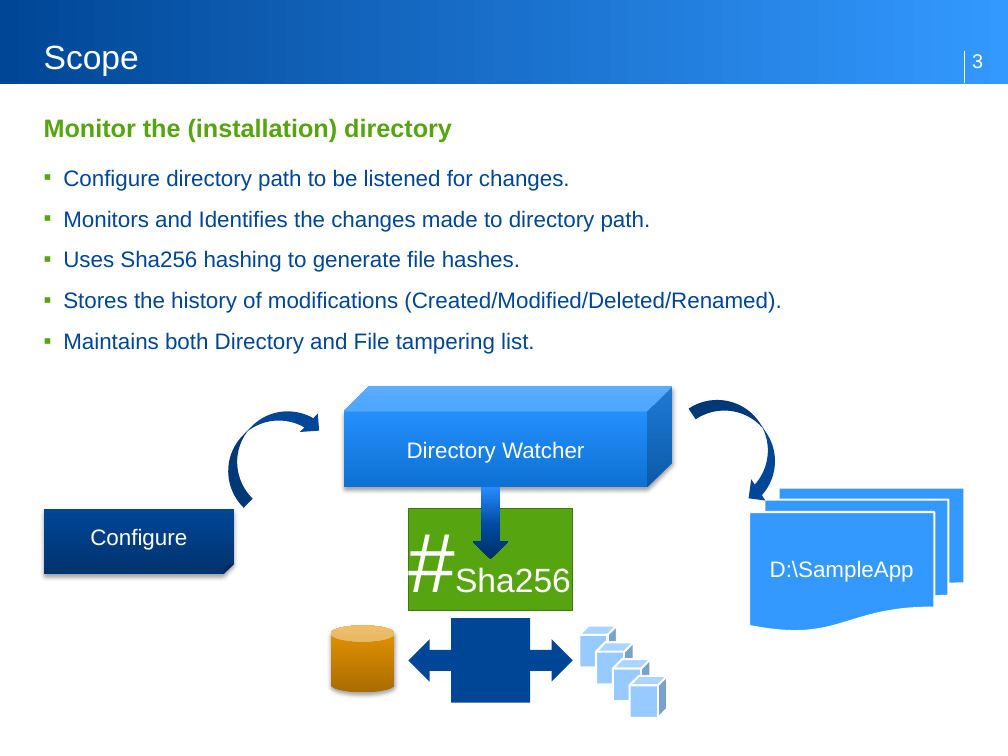
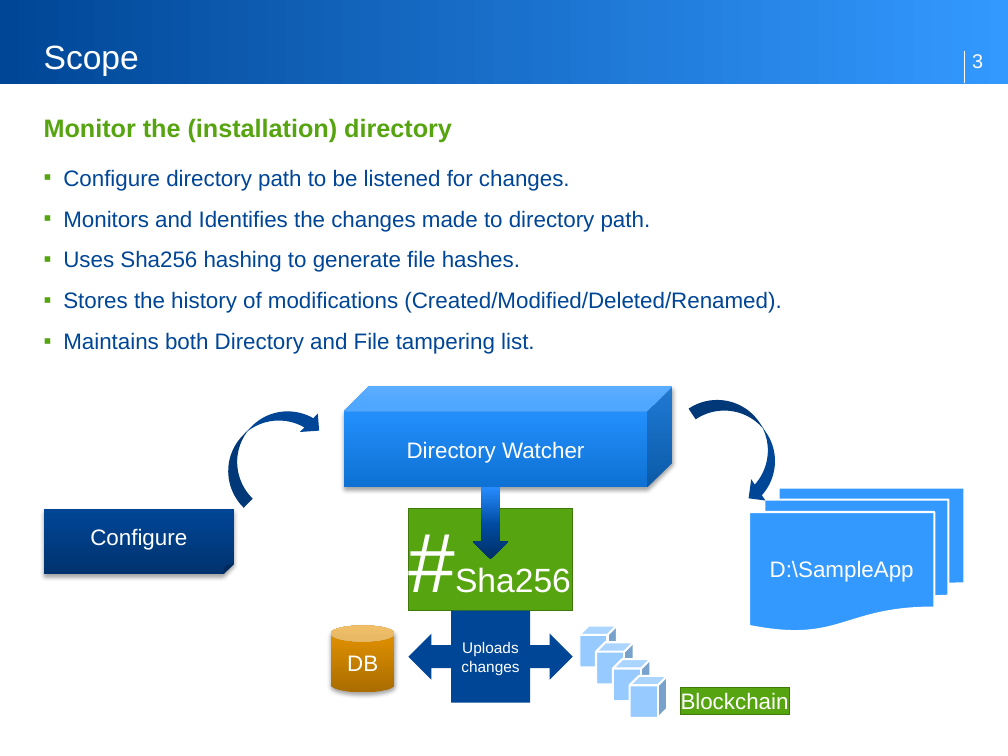
Before and after one commit to harilachu/DirectoryWatcher, a slide deck: slide 3 of Docs/DirectoryWatcher.pptx. Drawn at 1008x756 pixels with LibreOffice and Linux fonts; fonts in the diff are those of the drawing; background and template pictures are left out. Boxes give left, top, right and bottom in pixels: in the first picture for what was removed or moved away, otherwise in the second. Text is boxed around its words. In the diff, an @@ line names an element or a change of style, - is before the commit and + after.

Commit message:
ppt updated

```diff
--- a/Docs/DirectoryWatcher.pptx
+++ b/Docs/DirectoryWatcher.pptx
@@ left right arrow callout "Uploads changes": place and size @@
-left right arrow callout "Uploads changes" at [408,618,573,703]
+left right arrow callout "Uploads changes" at [408,611,573,703]
@@ text in cylinder at [347,655,378,671]: text added @@
+DB
@@ text in left right arrow callout at [461,642,519,675]: text added @@
+Uploads changes
@@ rectangle added at [680,687,789,715], fill #56A410, outline #40790C 0 pt, 16 pt, text #FFFFFF @@
+Blockchain
```
Also in this commit, not shown: 1 other slide changed, 1 slide added.
